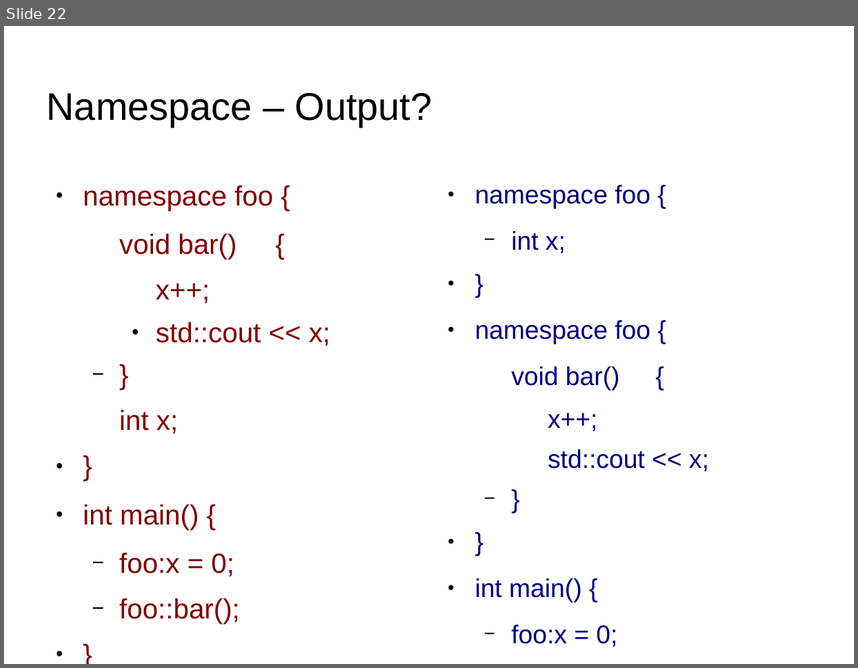
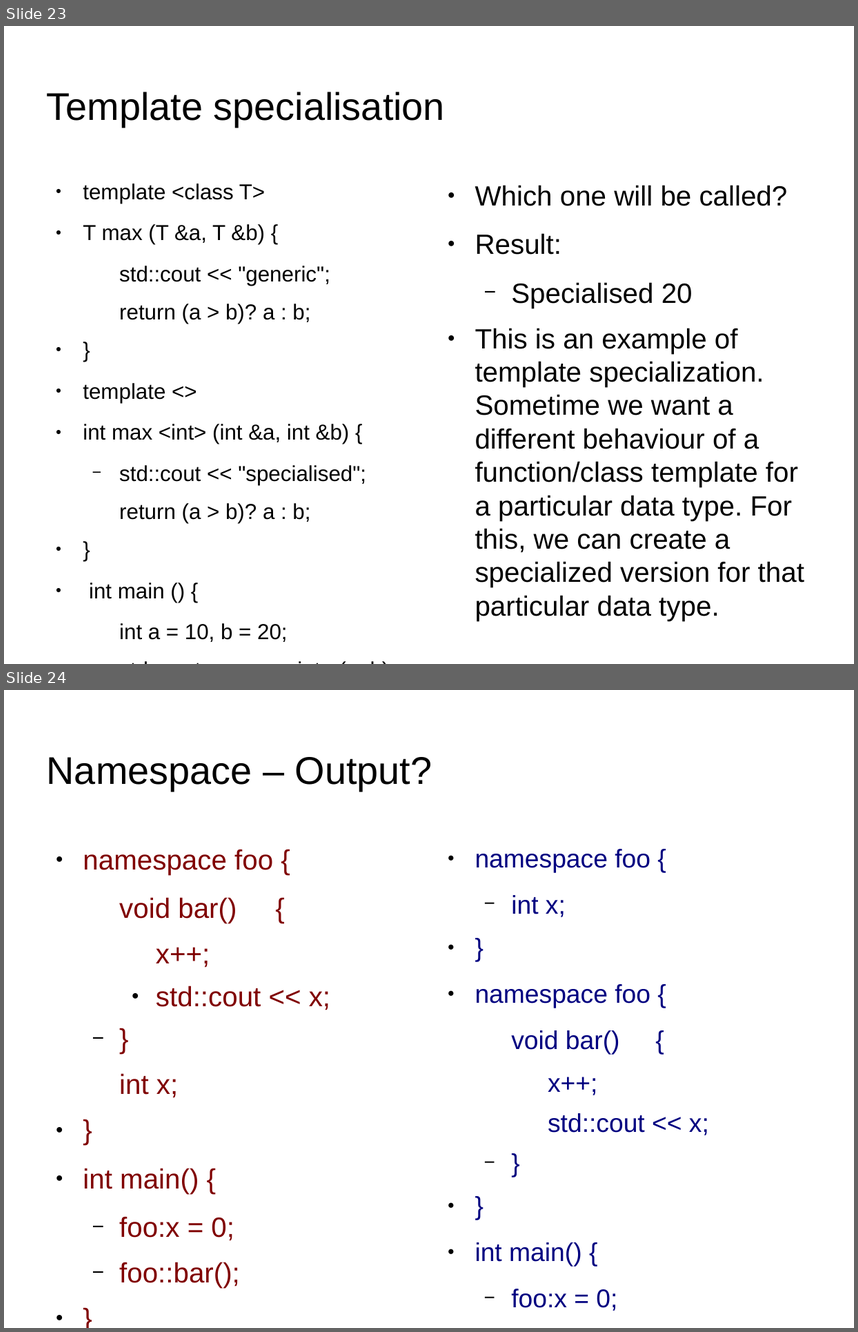
Before and after one commit to kks32/cpp-software-development, a slide deck: Ex22_C++_Quiz/Ex22_C++_Quiz.odp. Shown one above the other, each under a label of ours: slide 22 before the commit, slides 23 and 24 after it. The pictures are 858x668 and 858x1332 pixels, drawn with LibreOffice and Linux fonts; fonts in the diff are those of the drawing; background and template pictures are left out. Boxes give left, top, right and bottom in pixels: in the first picture for what was removed or moved away, otherwise in the second. Text is boxed around its words. In the diff, an @@ line names an element or a change of style, - is before the commit and + after.

```diff
--- a/Ex22_C++_Quiz/Ex22_C++_Quiz.odp
+++ b/Ex22_C++_Quiz/Ex22_C++_Quiz.odp
@@ slide 23 added at box(4, 26, 854, 664), background picture (left out) @@
@@ title added at box(47, 92, 445, 127), 36 pt, text #000000 @@
+Template specialisation
@@ text added at box(83, 183, 366, 641), 20.1 pt, text #000000 @@
+● template <class T>
+● T max (T &a, T &b) {
+  std::cout << "generic";
+  return (a > b)? a : b;
+● }
+● template <>
+● int max <int> (int &a, int &b) {
+  − std::cout << "specialised";
+  return (a > b)? a : b;
+● }
+● int main () {
+  int a = 10, b = 20;
+  std::cout << max <int> (a, b);
+● }
@@ text added at box(475, 185, 804, 621), 26 pt, text #000000 @@
+● Which one will be called?
+● Result:
+  − Specialised 20
+● This is an example of template specialization. Sometime we want a different behaviour of a function/class template for a particular data type. For this, we can create a specialized version for that particular data type.
@@ what was slide 22 is now slide 24 @@
```
Also in this commit, not shown: 1 slide changed, 7 other slides added, 5 other files.
